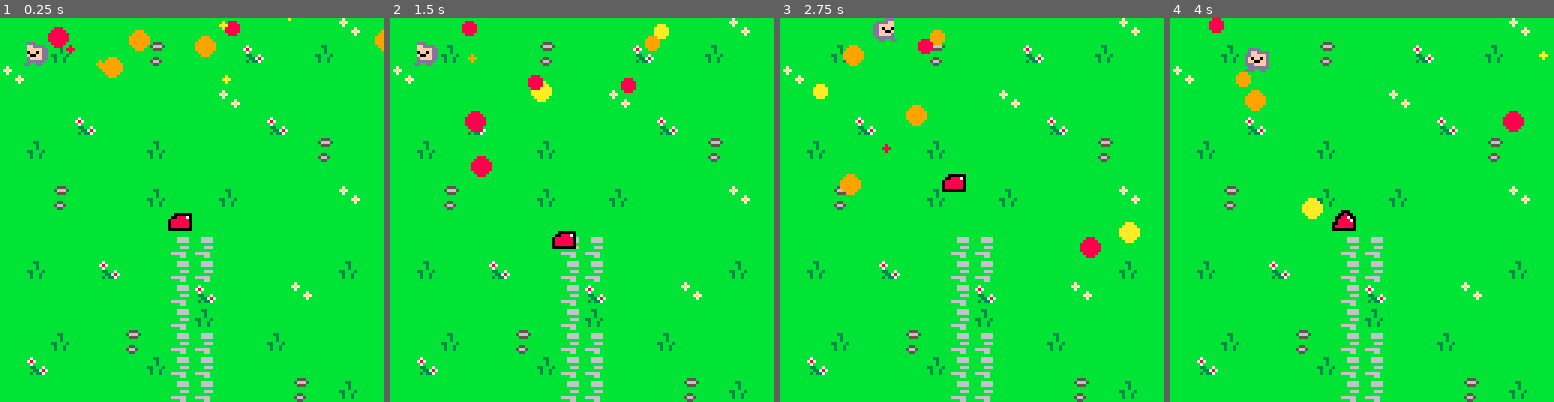
Above: before the commit, frames 1-4 (left to right).
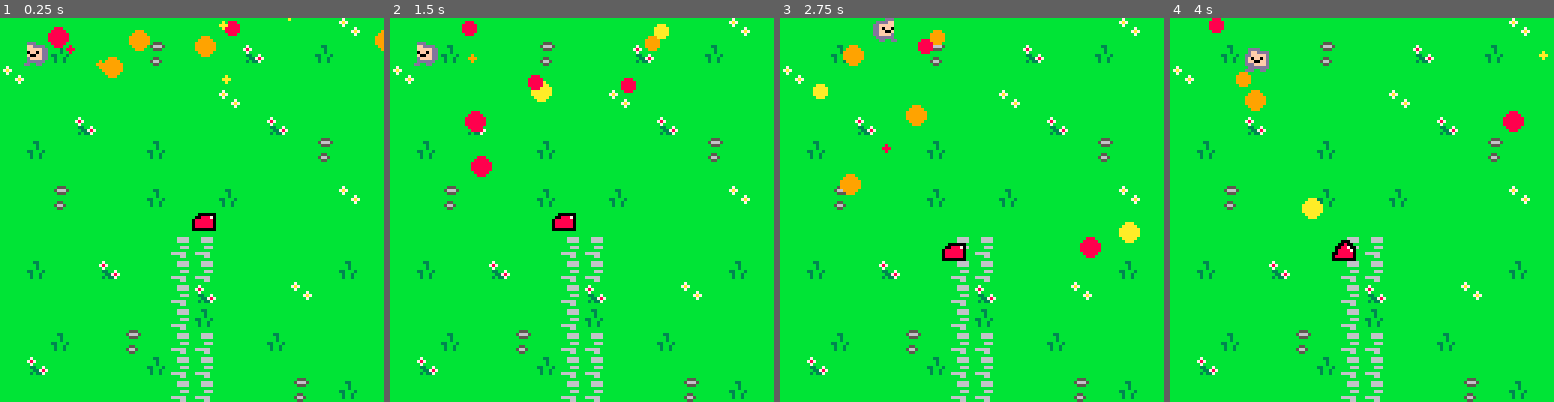
Above: after the commit, the same moments.

Repository: RyuuForce/myfirstrpg
Game: PICO-8 cartridge myrpg.p8
Two runs of this game, one before a commit and one after it. Both use one fixed random seed, a clock stepped at 60 frames per second and the inputs below.
Inputs:
- Up to frame 1 (0.25 s): no input
- Up to frame 2 (1.5 s): tap O (Z key) at 0.7 s
- Up to frame 3 (2.75 s): hold Right 1.6-2.1 s; tap O (Z key) at 1.7, 2.1, 2.5 s; hold Up 2.15-2.42 s; hold Right from 2.47 s (still down)
- Up to frame 4 (4 s): tap O (Z key) at 2.9, 3.3, 3.7 s; release Right at 3.03 s; hold Left 3.08-3.58 s; hold Down 3.63-3.97 s

The runs differ from the first frame. In frame 1, 0.5% of the frame differs, in the area x 43-57%, y 50-56%; in frame 2, 0.5%; in frame 3, 0.5%; in frame 4, 0.6%, in the area x 42-49%, y 50-64%.

Commit message:
added a small pause between each movement of the enemy

Diff:
--- a/main.lua
+++ b/main.lua
@@ -5,17 +5,23 @@
         add(particles, newparticle())
     end
     blob = newenemy()
-    directionPickTimer = 0
+    directionPickTimer = 30
+    enemypause = false
 end
 
 function _update()
     player:move()
-    if directionPickTimer <= 0 then
+    if directionPickTimer <= 0 and enemypause == false then
       direction = flr(rnd(5))
       directionPickTimer = 10
+      enemypause = true
+    elseif directionPickTimer <= 0 and enemypause == true then
+      direction = 5
+      directionPickTimer = 30
+      enemypause = false
     end
     directionPickTimer -= 1
-    blob:stepmovement(direction, 100)
+    blob:stepmovement(direction)
     for p in all(particles) do
         p.x += p.xvel
         p.y += p.yvel
